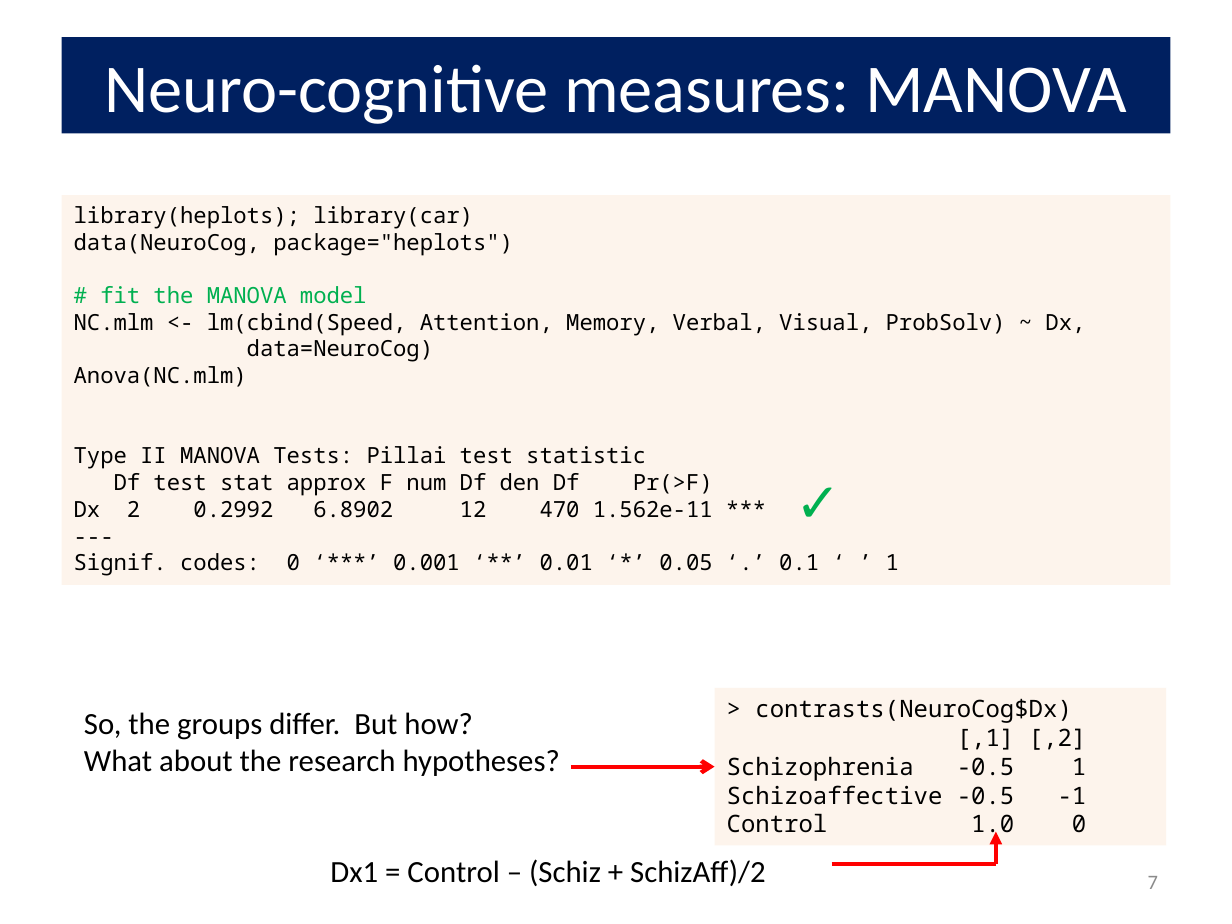
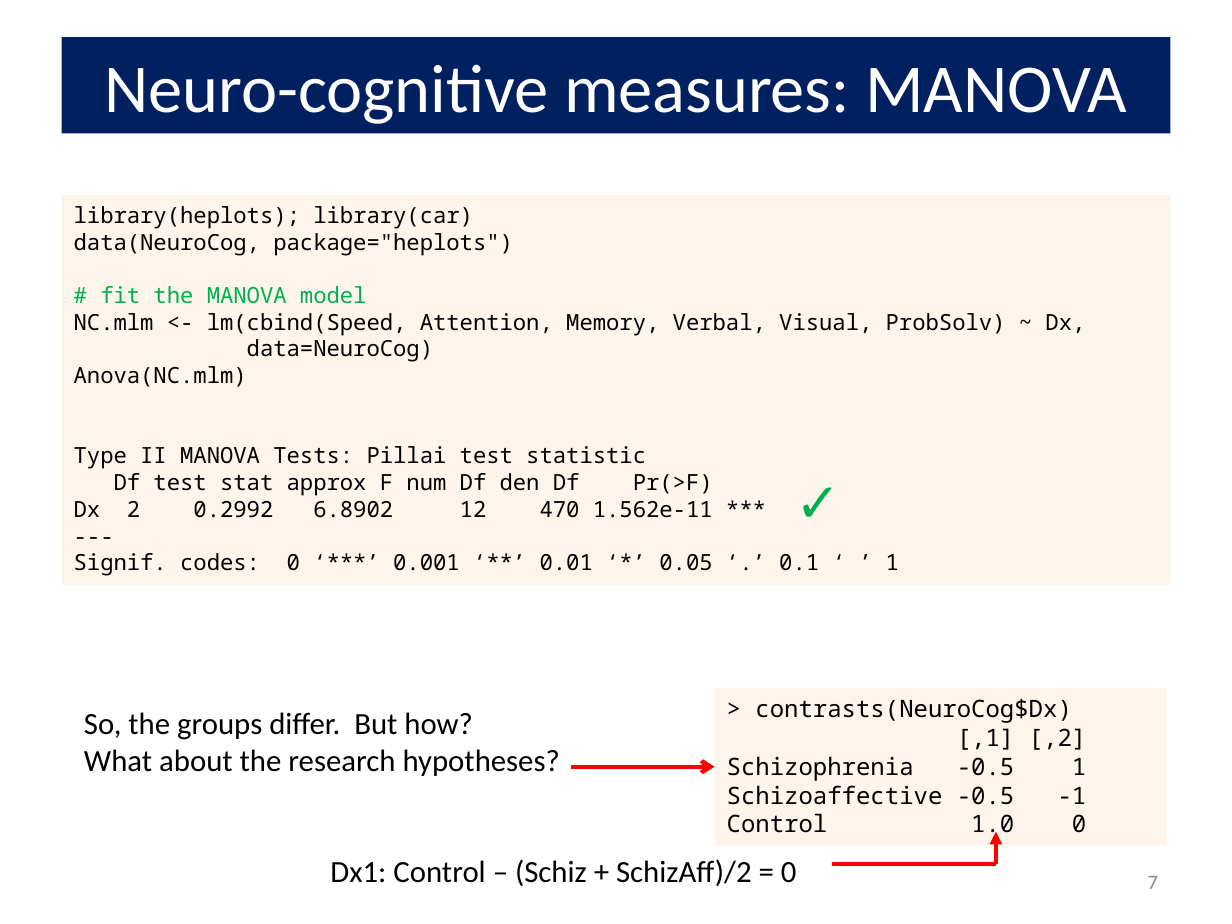
Before and after one commit to friendly/VisMLM-course, a slide deck: slide 7 of lectures/lecture3.pptx. Drawn at 1232x924 pixels with LibreOffice and Linux fonts; fonts in the diff are those of the drawing. Boxes give left, top, right and bottom in pixels: in the first picture for what was removed or moved away, otherwise in the second. Text is boxed around its words. In the diff, an @@ line names an element or a change of style, - is before the commit and + after.

```diff
--- a/lectures/lecture3.pptx
+++ b/lectures/lecture3.pptx
@@ text at [330,859,797,886]: text changed @@
-Dx1 = Control – (Schiz + SchizAff)/2
+Dx1: Control – (Schiz + SchizAff)/2 = 0
```
Also in this commit, not shown: 14 other slides changed, 2 other files.
